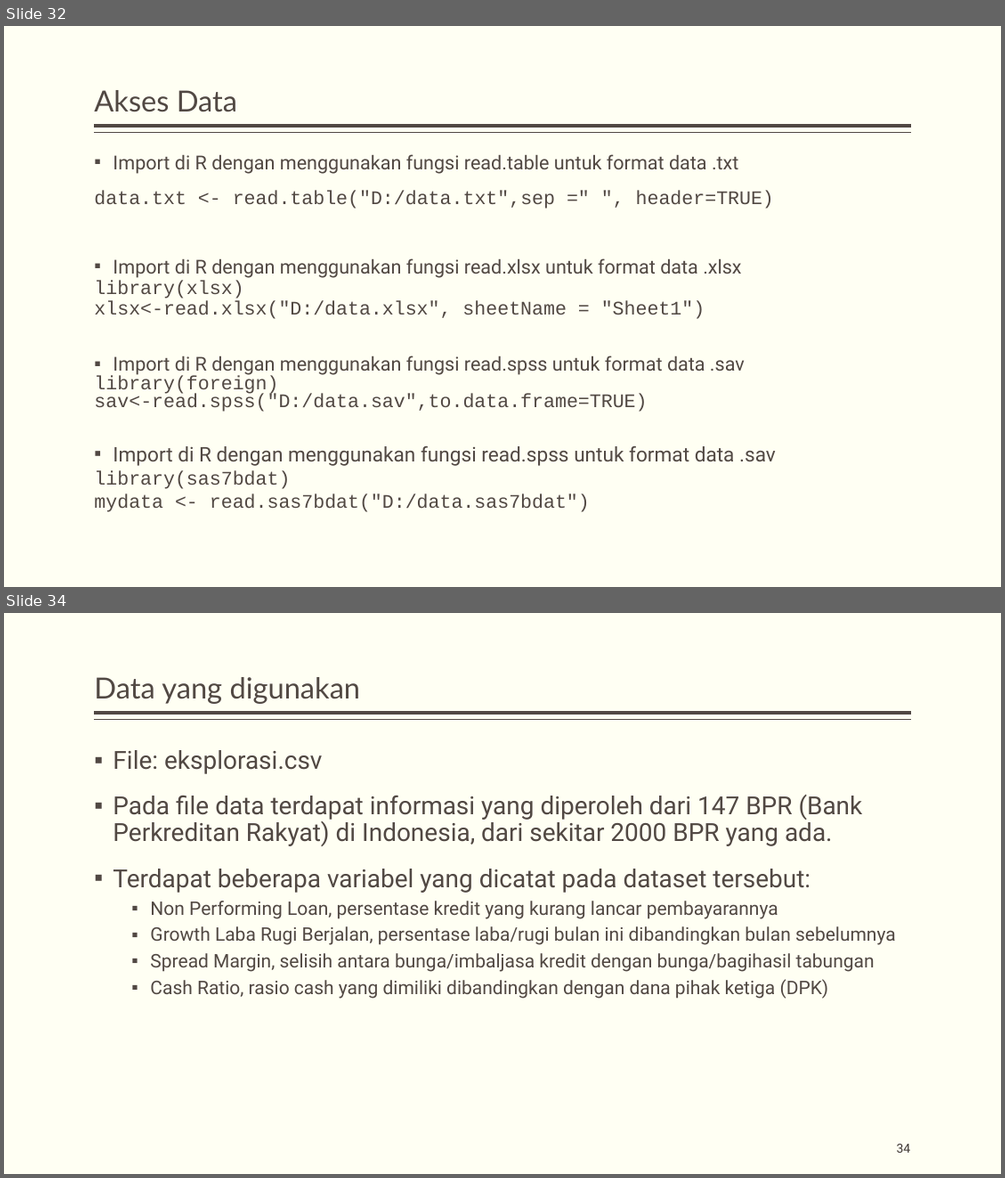
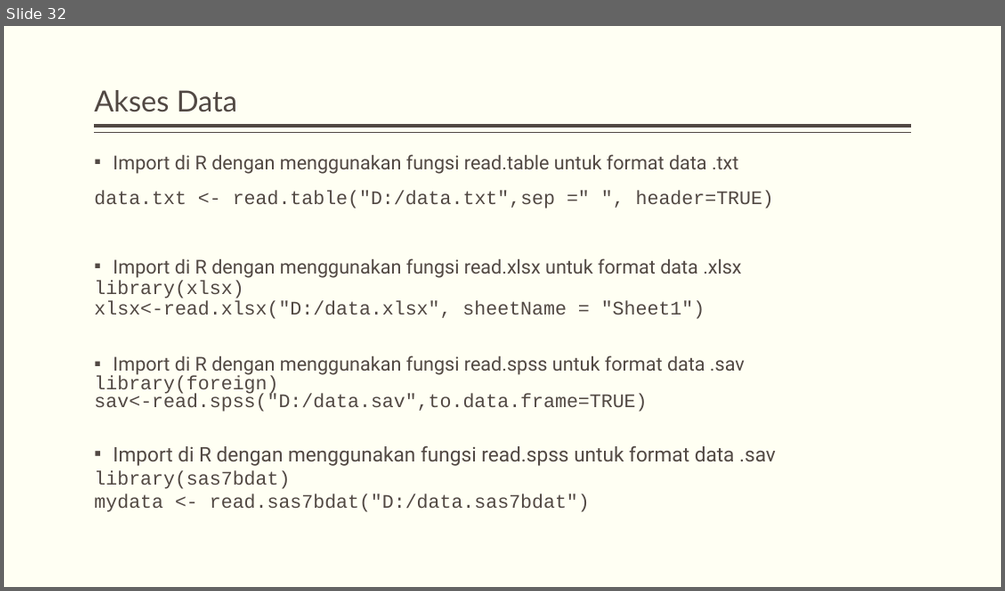
Before and after one commit to dewikiswani/pengantar-R, a slide deck: slide/pengenalan R.pptx. Shown one above the other, each under a label of ours: slides 32 and 34 before the commit, slide 32 after it; the slides between them are not shown. The pictures are 1005x1178 and 1005x591 pixels, drawn with LibreOffice and Linux fonts; fonts in the diff are those of the drawing. Boxes give left, top, right and bottom in pixels: in the first picture for what was removed or moved away, otherwise in the second. Text is boxed around its words. In the diff, an @@ line names an element or a change of style, - is before the commit and + after.

```diff
--- a/slide/pengenalan R.pptx
+++ b/slide/pengenalan R.pptx
@@ slide 34 removed at [4,613,1001,1174], background #FFFFF3; not listed: 2 template elements that a slide beside it also shows @@
@@ title removed at [94,677,361,704] @@
-Data yang digunakan
@@ text removed at [113,750,896,998] @@
-▪ File: eksplorasi.csv
-▪ Pada file data terdapat informasi yang diperoleh dari 147 BPR (Bank Perkreditan Rakyat) di Indonesia, dari sekitar 2000 BPR yang ada.
-▪ Terdapat beberapa variabel yang dicatat pada dataset tersebut:
-  ▪ Non Performing Loan, persentase kredit yang kurang lancar pembayarannya
-  ▪ Growth Laba Rugi Berjalan, persentase laba/rugi bulan ini dibandingkan bulan sebelumnya
-  ▪ Spread Margin, selisih antara bunga/imbaljasa kredit dengan bunga/bagihasil tabungan
-  ▪ Cash Ratio, rasio cash yang dimiliki dibandingkan dengan dana pihak ketiga (DPK)
@@ page number removed at [897,1143,911,1152] @@
-34
```
Also in this commit, not shown: 7 slides changed, 21 slides added, 14 other slides removed, 1 other file.
